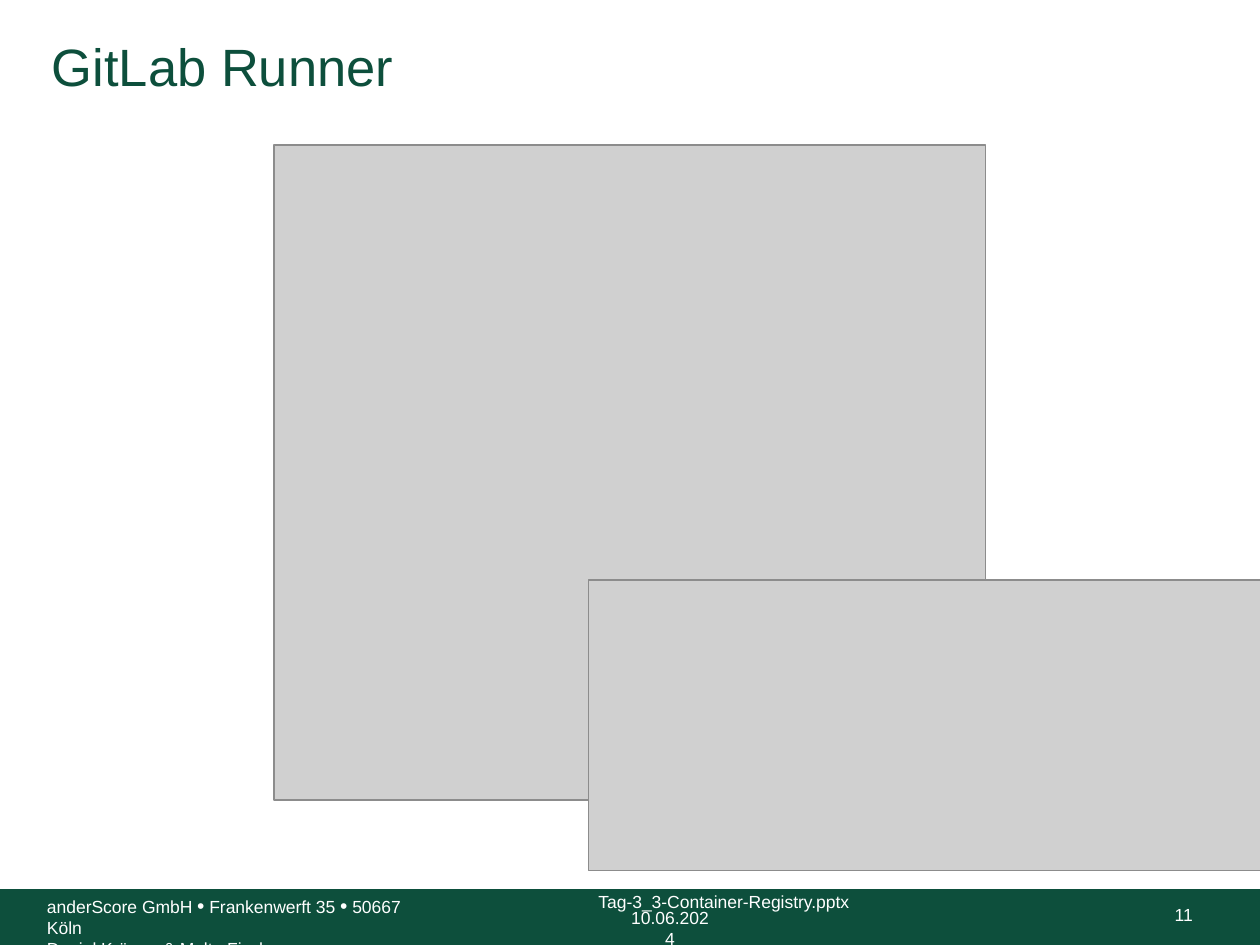
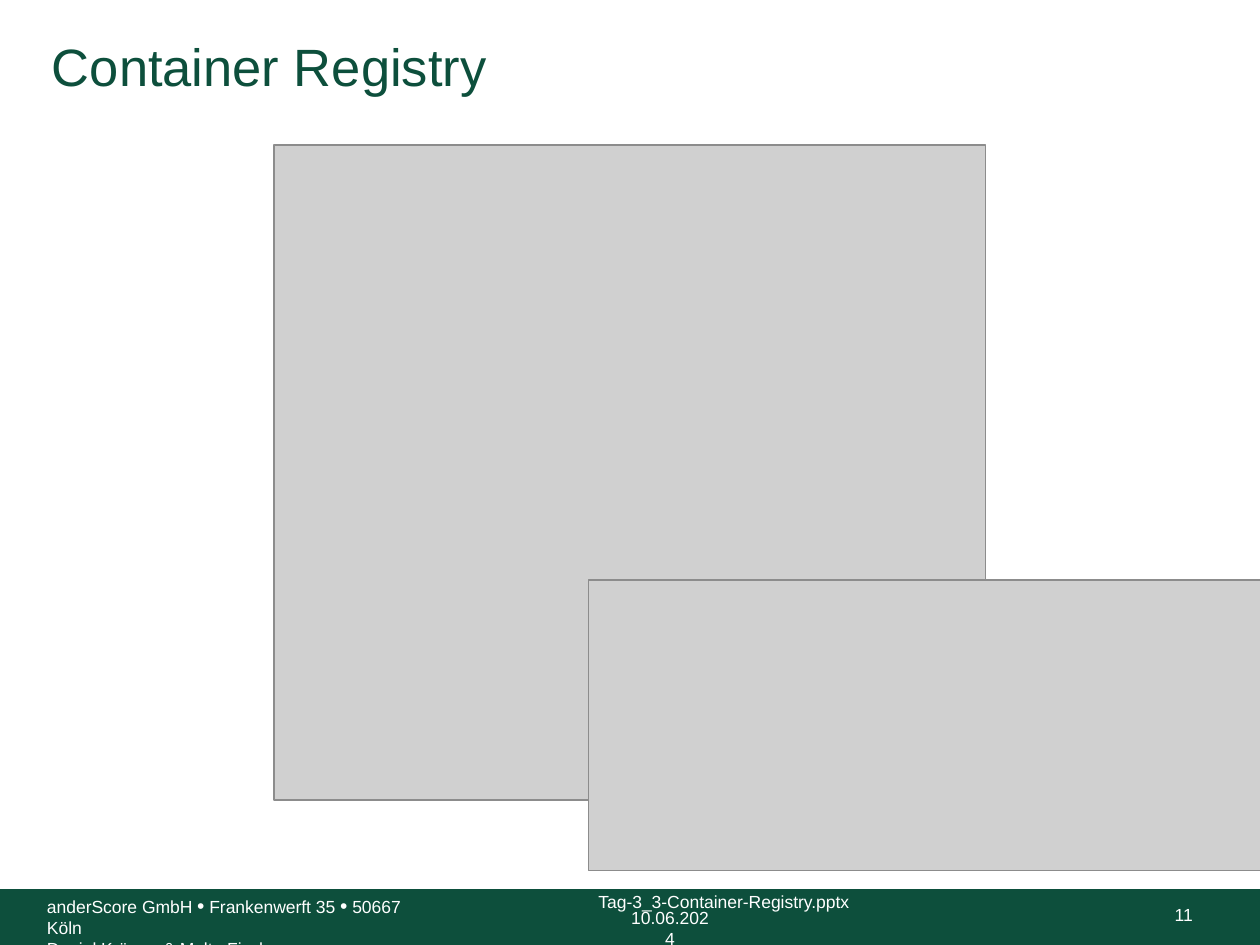
Before and after one commit to anderscore-gmbh/gitlab, a slide deck: slide 11 of slides/Tag-3_3-Container-Registry_Light.pptx. Drawn at 1260x945 pixels with LibreOffice and Linux fonts; fonts in the diff are those of the drawing; grey boxes stand for pictures; background and template pictures are left out. Boxes give left, top, right and bottom in pixels: in the first picture for what was removed or moved away, otherwise in the second. Text is boxed around its words. In the diff, an @@ line names an element or a change of style, - is before the commit and + after.

```diff
--- a/slides/Tag-3_3-Container-Registry_Light.pptx
+++ b/slides/Tag-3_3-Container-Registry_Light.pptx
@@ title at (52, 48, 486, 97): text changed @@
-GitLab Runner
+Container Registry
```
Also in this commit, not shown: 1 other file.
